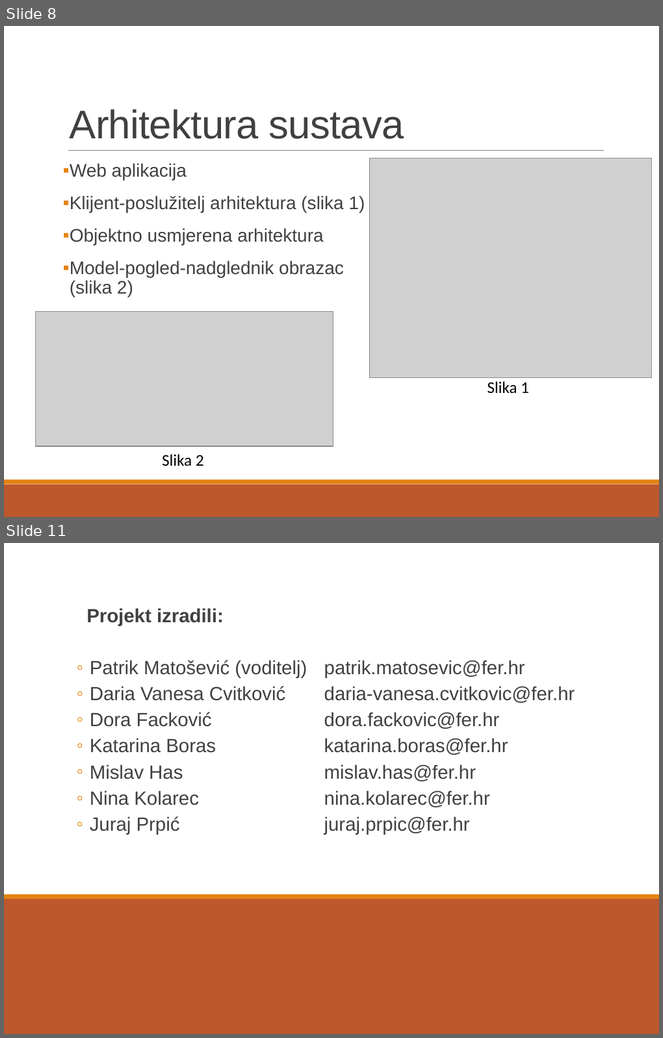
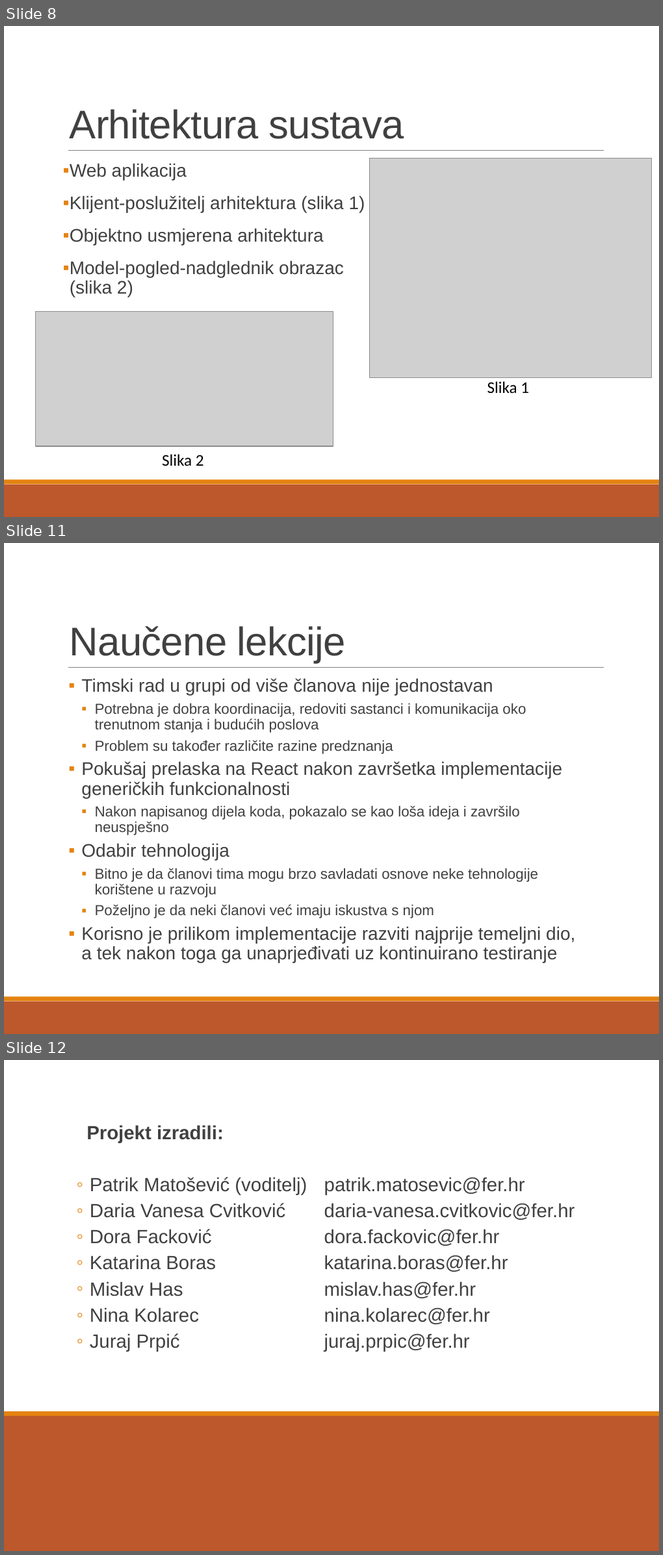
Before and after one commit to pmatosevic/CarRepairs, a slide deck: Infiniteam - Moj AutoServis - prezentacija - FINAL.pptx. Shown one above the other, each under a label of ours: slides 8 and 11 before the commit, slides 8, 11 and 12 after it; the slides between them are not shown. The pictures are 663x1038 and 663x1555 pixels, drawn with LibreOffice and Linux fonts; fonts in the diff are those of the drawing; grey boxes stand for pictures. Boxes give left, top, right and bottom in pixels: in the first picture for what was removed or moved away, otherwise in the second. Text is boxed around its words. In the diff, an @@ line names an element or a change of style, - is before the commit and + after.

```diff
--- a/Infiniteam - Moj AutoServis - prezentacija - FINAL.pptx
+++ b/Infiniteam - Moj AutoServis - prezentacija - FINAL.pptx
@@ slide 11 added at (x1=4, y1=543, x2=659, y2=1034), background #FFFFFF; not listed: 3 template elements that a slide beside it also shows @@
@@ title added at (x1=70, y1=626, x2=346, y2=663), 44 pt, text #404040 @@
+Naučene lekcije
@@ text added at (x1=81, y1=678, x2=575, y2=963), 16 pt, text #404040 @@
+  ▪ Timski rad u grupi od više članova nije jednostavan
+    ▪ Potrebna je dobra koordinacija, redoviti sastanci i komunikacija oko trenutnom stanja i budućih poslova
+    ▪ Problem su također različite razine predznanja
+  ▪ Pokušaj prelaska na React nakon završetka implementacije generičkih funkcionalnosti
+    ▪ Nakon napisanog dijela koda, pokazalo se kao loša ideja i završilo neuspješno
+  ▪ Odabir tehnologija
+    ▪ Bitno je da članovi tima mogu brzo savladati osnove neke tehnologije korištene u razvoju
+    ▪ Poželjno je da neki članovi već imaju iskustva s njom
+  ▪ Korisno je prilikom implementacije razviti najprije temeljni dio, a tek nakon toga ga unaprjeđivati uz kontinuirano testiranje
@@ what was slide 11 is now slide 12 @@
```
Also in this commit, not shown: 2 slides changed, 1 other slide added, 1 slide removed.
